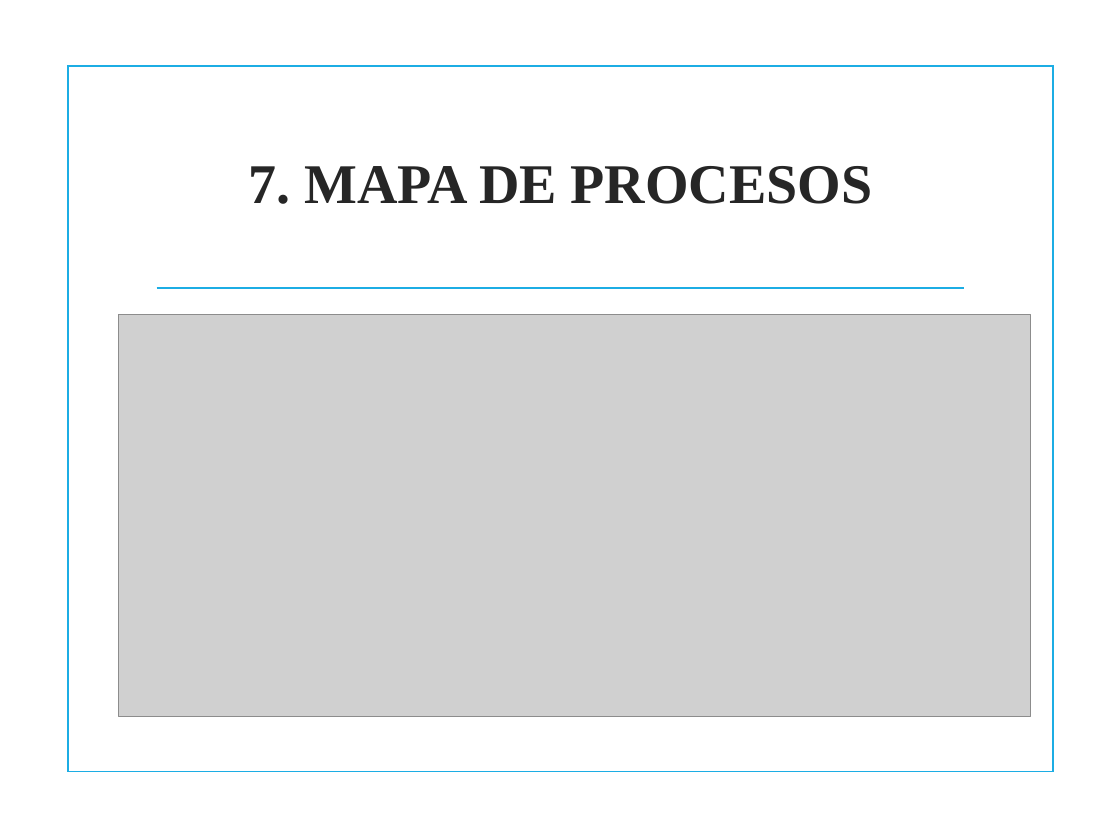
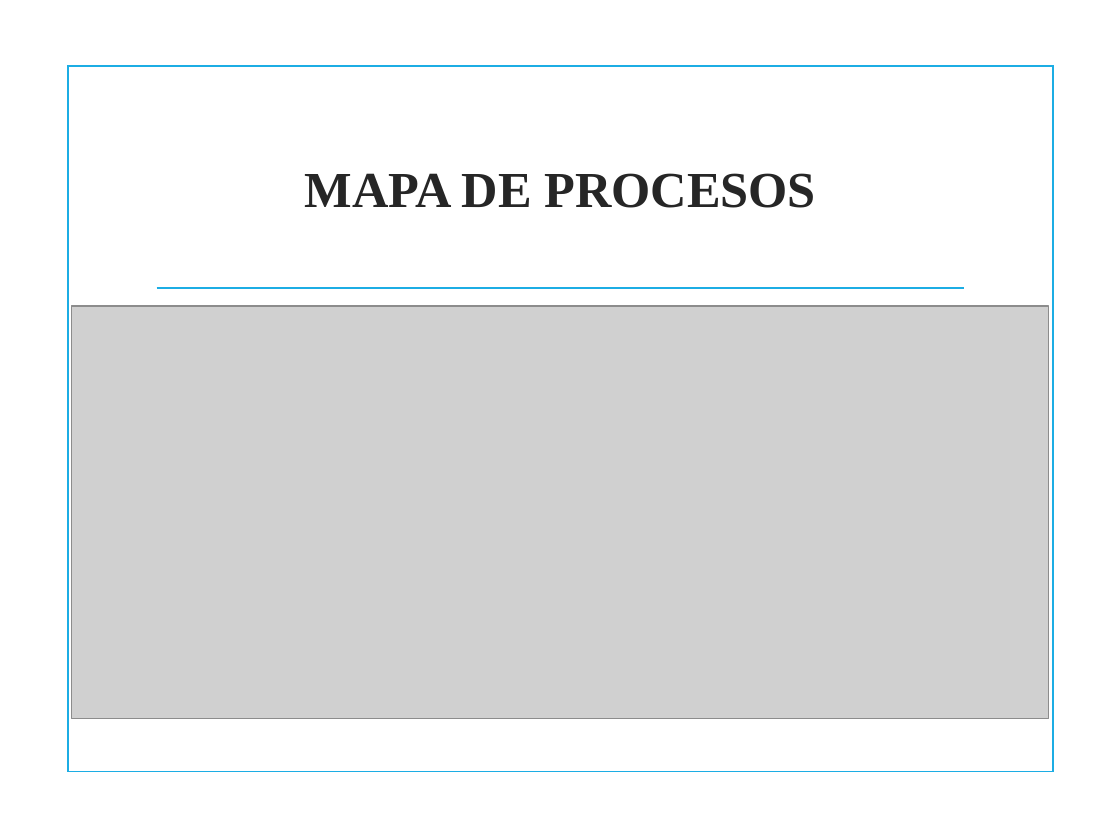
Before and after one commit to jackas779/proyecto, a slide deck: slide 13 of proyecto-4 (1).pptx (slide 12 before the commit). Drawn at 1120x840 pixels with LibreOffice and Linux fonts; fonts in the diff are those of the drawing; grey boxes stand for pictures; background and template pictures are left out. Boxes give left, top, right and bottom in pixels: in the first picture for what was removed or moved away, otherwise in the second. Text is boxed around its words. In the diff, an @@ line names an element or a change of style, - is before the commit and + after.

Commit message:
Ardi: mapa de procesos y casos de uso

```diff
--- a/proyecto-4 (1).pptx
+++ b/proyecto-4 (1).pptx
@@ title at box(305, 173, 815, 208): text changed; size 36 to 32.4 pt @@
-7. MAPA DE PROCESOS
+MAPA DE PROCESOS
@@ picture: place and size @@
-picture at box(119, 315, 1030, 717)
+picture at box(72, 306, 1049, 718)
```
Also in this commit, not shown: 10 other slides changed, 17 slides added, 8 slides removed.
